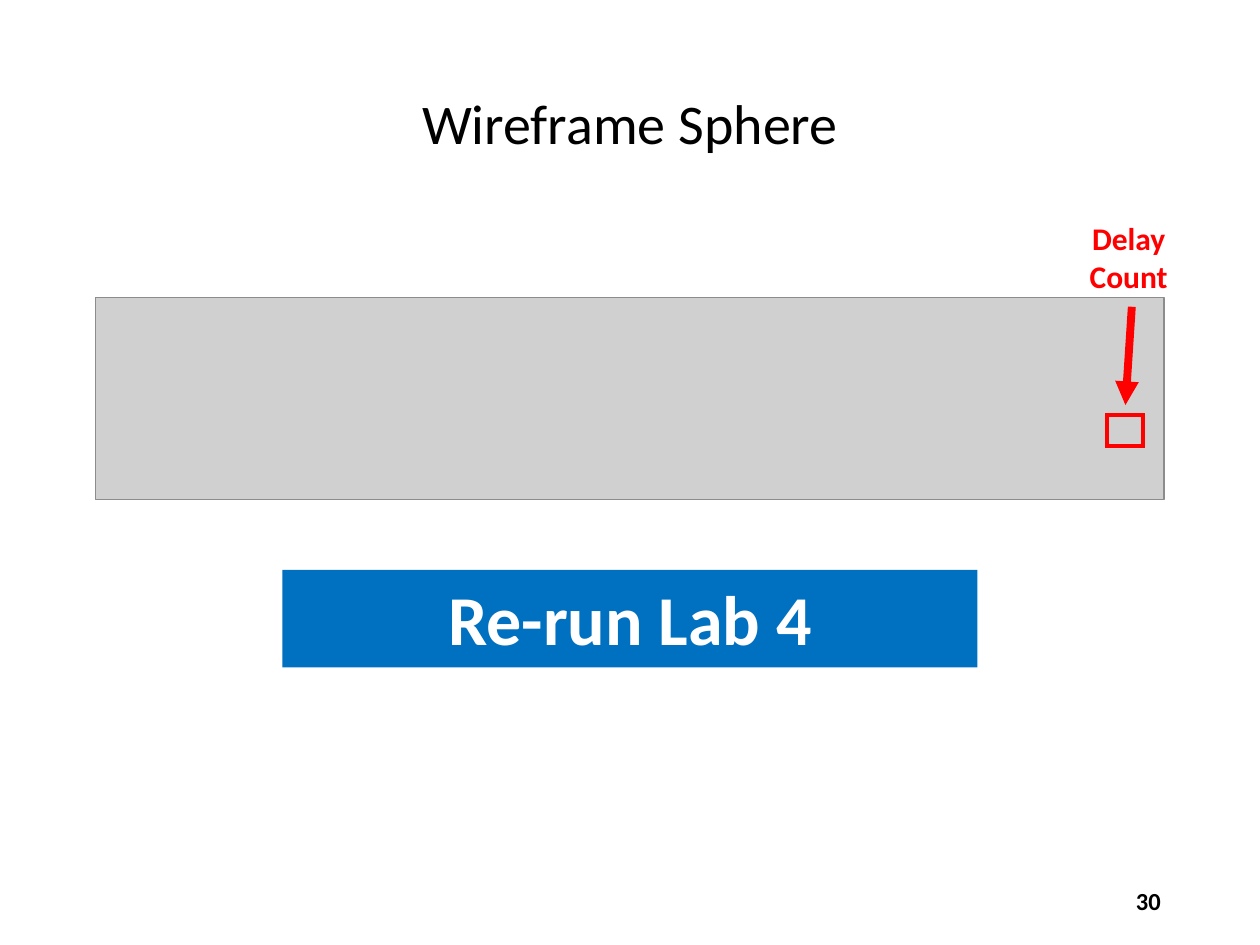
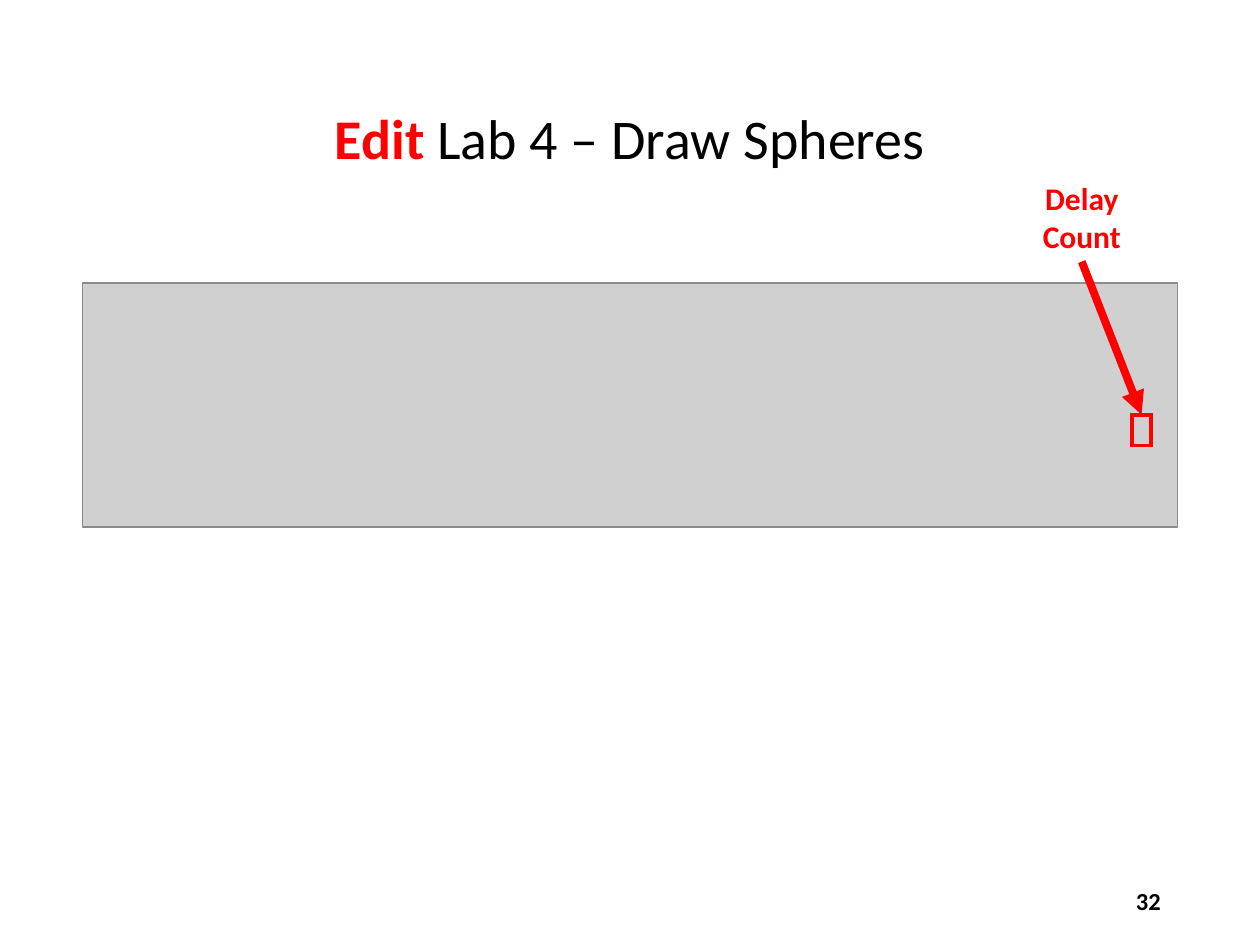
Before and after one commit to dbiersach/scicomp301-cpp-linux, a slide deck: slide 32 of session16/Session 16 - 3D Graphics, Vector Algebra.pptx (slide 30 before the commit). Drawn at 1260x945 pixels with LibreOffice and Linux fonts; fonts in the diff are those of the drawing; grey boxes stand for pictures. Boxes give left, top, right and bottom in pixels: in the first picture for what was removed or moved away, otherwise in the second. Text is boxed around its words. In the diff, an @@ line names an element or a change of style, - is before the commit and + after.

```diff
--- a/session16/Session 16 - 3D Graphics, Vector Algebra.pptx
+++ b/session16/Session 16 - 3D Graphics, Vector Algebra.pptx
@@ title added at box(335, 119, 925, 168), 32 pt, text #000000 @@
+Edit Lab 4 – Draw Spheres
@@ title removed at box(422, 105, 838, 153) @@
-Wireframe Sphere
@@ text "Delay Count": place and size @@
-text "Delay Count" at box(1090, 228, 1168, 289)
+text "Delay Count" at box(1043, 188, 1121, 249)
@@ arrow moved from (1131, 306) - (1125, 404) to (1082, 262) - (1142, 415) @@
@@ picture: place and size @@
-picture at box(96, 297, 1164, 499)
+picture at box(83, 284, 1178, 528)
@@ rectangle: place and size @@
-rectangle at box(1108, 416, 1144, 446)
+rectangle at box(1131, 415, 1150, 445)
@@ rectangle removed at box(282, 570, 978, 667) @@
-Re-run Lab 4
@@ page number at box(1136, 894, 1161, 910): text changed @@
-30
+32
```
Also in this commit, not shown: 23 other slides changed, 11 slides added, 8 slides removed, 1 other file.
